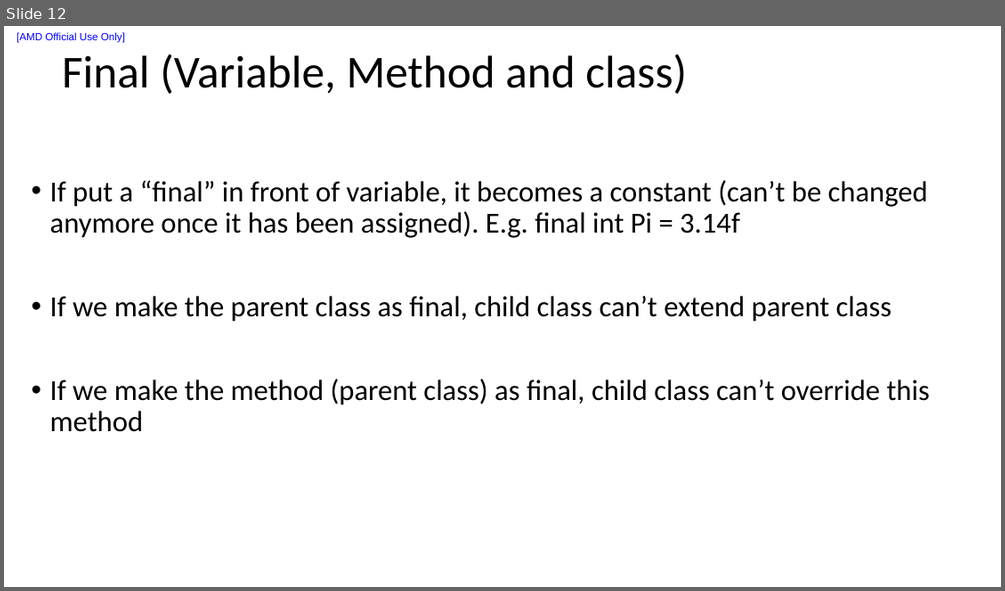
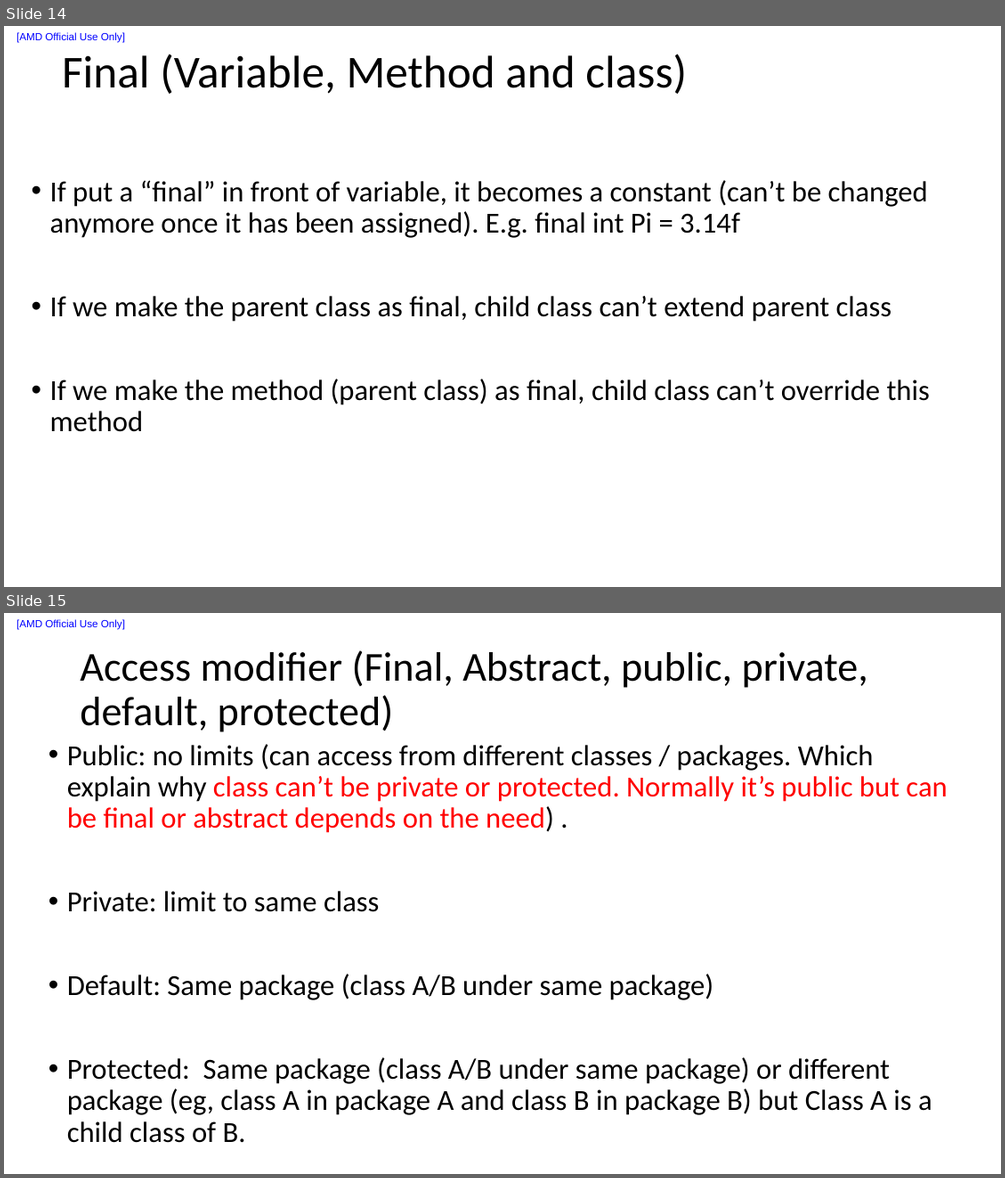
Before and after one commit to liuxu-github-ui/Java, a slide deck: Java_notes.pptx. Shown one above the other, each under a label of ours: slide 12 before the commit, slides 14 and 15 after it. The pictures are 1005x591 and 1005x1178 pixels, drawn with LibreOffice and Linux fonts; fonts in the diff are those of the drawing. Boxes give left, top, right and bottom in pixels: in the first picture for what was removed or moved away, otherwise in the second. Text is boxed around its words. In the diff, an @@ line names an element or a change of style, - is before the commit and + after.

Commit message:
update access modifier

```diff
--- a/Java_notes.pptx
+++ b/Java_notes.pptx
@@ slide 15 added at bbox=[4, 613, 1001, 1174], background #FFFFFF; not listed: 1 template element that a slide beside it also shows @@
@@ title added at bbox=[80, 650, 868, 732], 39.6 pt, text #000000 @@
+Access modifier (Final, Abstract, public, private, default, protected)
@@ text added at bbox=[67, 744, 947, 1143], 28 pt, text #000000 @@
+• Public: no limits (can access from different classes / packages. Which explain why class can’t be private or protected. Normally it’s public but can be final or abstract depends on the need) .
+• Private: limit to same class
+• Default: Same package (class A/B under same package)
+• Protected: Same package (class A/B under same package) or different package (eg, class A in package A and class B in package B) but Class A is a child class of B.
@@ what was slide 12 is now slide 14 @@
```
Also in this commit, not shown: 1 slide changed, 3 other slides added.
